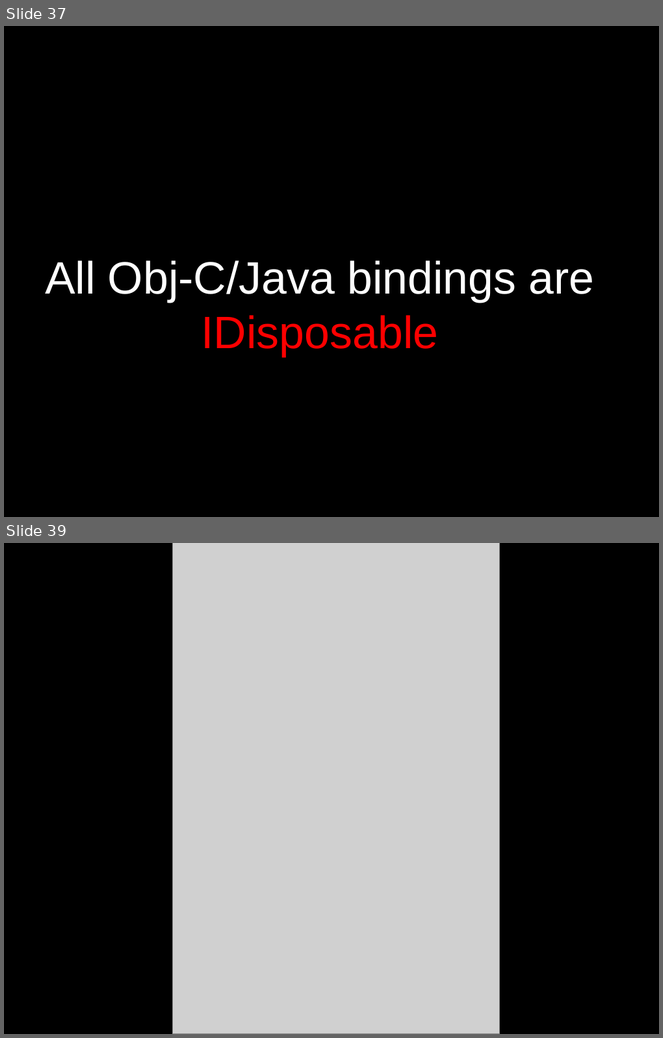
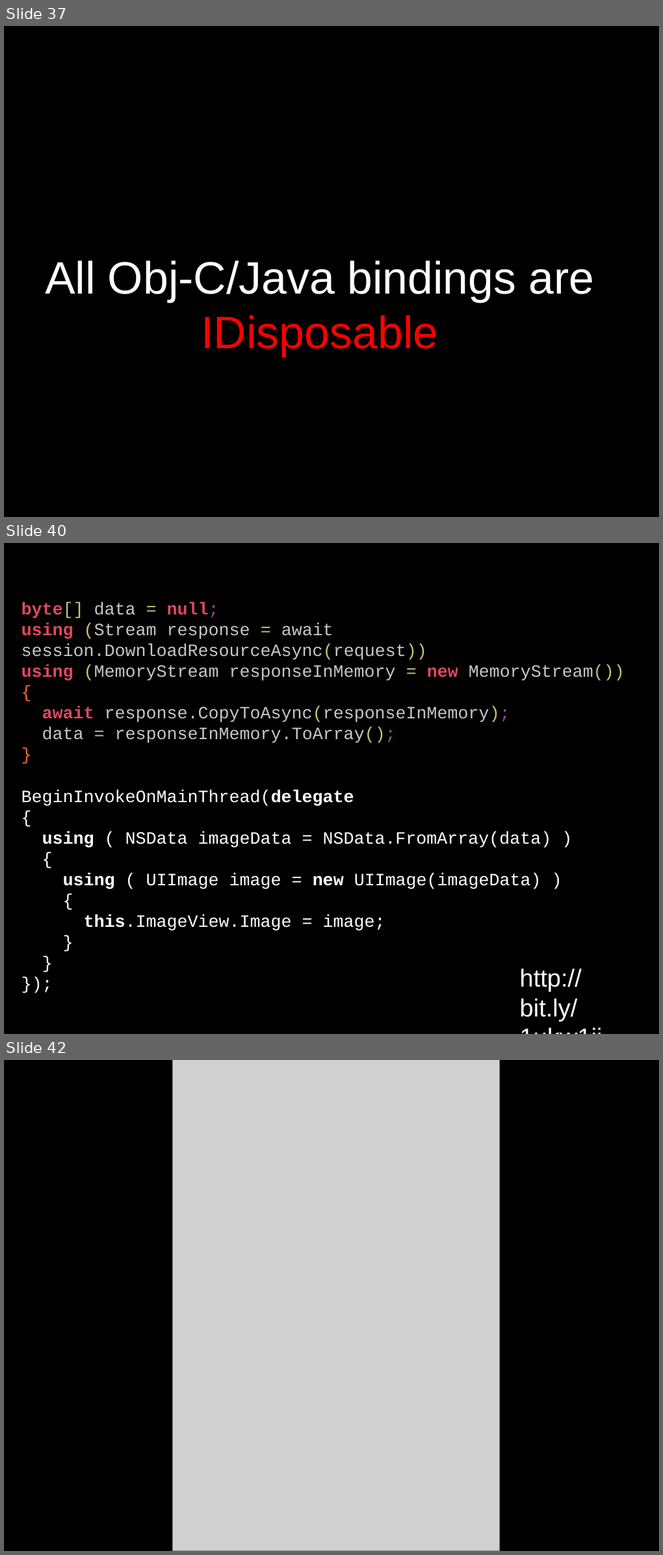
Before and after one commit to dodikk/xamarin-intro-slides, a slide deck: XamarinIntro.odp. Shown one above the other, each under a label of ours: slides 37 and 39 before the commit, slides 37, 40 and 42 after it; the slides between them are not shown. The pictures are 663x1038 and 663x1555 pixels, drawn with LibreOffice and Linux fonts; fonts in the diff are those of the drawing; grey boxes stand for pictures. Boxes give left, top, right and bottom in pixels: in the first picture for what was removed or moved away, otherwise in the second. Text is boxed around its words. In the diff, an @@ line names an element or a change of style, - is before the commit and + after.

```diff
--- a/XamarinIntro.odp
+++ b/XamarinIntro.odp
@@ slide 40 added at (x1=4, y1=543, x2=659, y2=1034), background #000000 @@
@@ text added at (x1=22, y1=603, x2=625, y2=931), 21 pt, text #C7C7C7 @@
+byte[] data = null;
+using (Stream response = await session.DownloadResourceAsync(request))
+using (MemoryStream responseInMemory = new MemoryStream())
+{
+await response.CopyToAsync(responseInMemory);
+data = responseInMemory.ToArray();
+}
+BeginInvokeOnMainThread(delegate
+{
+using ( NSData imageData = NSData.FromArray(data) )
+{
+using ( UIImage image = new UIImage(imageData) )
+{
+this.ImageView.Image = image;
+}
+}
+});
@@ text added at (x1=520, y1=969, x2=582, y2=1022), 30 pt, text #FFFFFF @@
+http://bit.ly/1ukw1ii
@@ what was slide 39 is now slide 42 @@
```
Also in this commit, not shown: 6 slides changed, 6 other slides added, 2 slides removed.
